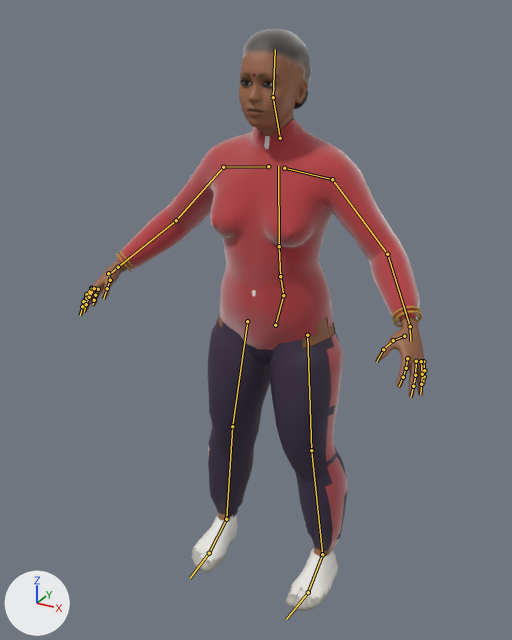
Two versions of the glTF model apps/client/public/characters/yoga.high.glb, one commit apart.
Both versions are drawn from a 50 mm camera at (0.809, -1.609, 1.591) aimed at (-0.068, -0.014, 0.794). Every picture has the same lights, and +X, +Y and +Z are marked at lower left. The older version comes first. The bones that change, and the others that lie on the model, are drawn over the model as lines.
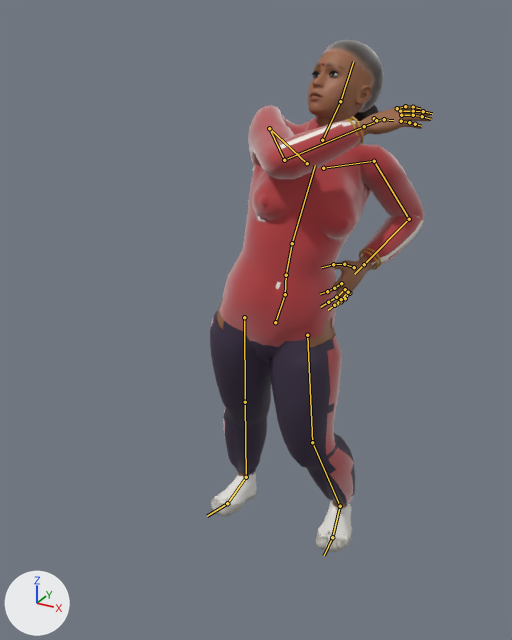
The newer file adds an action. The first version stands in its rest pose; the second is drawn at frame 0 of the action 'cheer'.

Location of each change, (x1, y1, x2, y2) in pixels of the pictures (512 x 640 px):
'Mesh_0', posed (36% narrower, 12% shorter)
    before: (79, 29, 427, 611)
    after: (210, 40, 433, 552)
bone 'pelvis', root to tip
    before: (275, 325) to (283, 295)
    after: (275, 322) to (285, 294)
bone 'spine_01', root to tip
    before: (283, 295) to (280, 276)
    after: (285, 294) to (286, 275)
bone 'spine_02', root to tip
    before: (280, 276) to (279, 246)
    after: (286, 275) to (292, 243)
bone 'spine_03', root to tip
    before: (279, 246) to (278, 165)
    after: (292, 243) to (315, 165)
bone 'clavicle_l', root to tip
    before: (284, 168) to (332, 179)
    after: (323, 168) to (374, 161)
bone 'upperarm_l', root to tip
    before: (332, 179) to (387, 254)
    after: (374, 161) to (409, 219)
bone 'lowerarm_l', root to tip
    before: (387, 254) to (410, 326)
    after: (409, 219) to (364, 264)
bone 'hand_l', root to tip
    before: (410, 326) to (410, 341)
    after: (364, 264) to (354, 274)
bone 'clavicle_r', root to tip
    before: (268, 166) to (223, 167)
    after: (307, 163) to (269, 128)
bone 'upperarm_r', root to tip
    before: (223, 167) to (176, 220)
    after: (269, 128) to (284, 160)
bone 'lowerarm_r', root to tip
    before: (176, 220) to (118, 267)
    after: (284, 160) to (364, 126)
bone 'hand_r', root to tip
    before: (118, 267) to (107, 276)
    after: (364, 126) to (379, 120)
bone 'neck_01', root to tip
    before: (280, 138) to (273, 97)
    after: (322, 140) to (340, 101)
bone 'head', root to tip
    before: (273, 97) to (275, 49)
    after: (340, 101) to (353, 61)
bone 'thigh_l', root to tip
    before: (307, 335) to (311, 450)
    after: (307, 335) to (312, 442)
bone 'calf_l', root to tip
    before: (311, 450) to (322, 554)
    after: (312, 442) to (340, 506)
bone 'foot_l', root to tip
    before: (322, 554) to (308, 592)
    after: (340, 506) to (332, 537)
bone 'thigh_r', root to tip
    before: (247, 321) to (232, 426)
    after: (244, 317) to (245, 402)
bone 'calf_r', root to tip
    before: (232, 426) to (226, 519)
    after: (245, 402) to (246, 477)
bone 'foot_r', root to tip
    before: (226, 519) to (209, 553)
    after: (246, 477) to (227, 503)

What changed in the scene script:
```text
Change bone_pelvis:
    where bone_pelvis = bpy.data.objects['Rig'].pose.bones['pelvis']  # child of 'Root'
    bone_pelvis.location: (0.0, 0.0, 0.0) -> (-0.006, 0.007, -0.011)
    bone_pelvis.rotation_quaternion: (1.0, 0.0, 0.0, 0.0) -> (0.992, -0.063, 0.109, -0.008)  # degrees (0, 0, 0) -> degrees (-7, 12, -2)
Change bone_spine_01:
    where bone_spine_01 = bpy.data.objects['Rig'].pose.bones['spine_01']  # child of 'pelvis'
    bone_spine_01.rotation_quaternion: (1.0, 0.0, 0.0, 0.0) -> (0.998, -0.008, 0.053, 0.017)  # degrees (0, 0, 0) -> degrees (-1, 6, 2)
Change bone_spine_02:
    where bone_spine_02 = bpy.data.objects['Rig'].pose.bones['spine_02']  # child of 'spine_01'
    bone_spine_02.rotation_quaternion: (1.0, 0.0, 0.0, 0.0) -> (0.997, -0.044, 0.058, -0.034)  # degrees (0, 0, 0) -> degrees (-5, 6, -4)
Change bone_spine_03:
    where bone_spine_03 = bpy.data.objects['Rig'].pose.bones['spine_03']  # child of 'spine_02'
    bone_spine_03.rotation_quaternion: (1.0, 0.0, 0.0, 0.0) -> (0.998, -0.035, 0.029, -0.049)  # degrees (0, 0, 0) -> degrees (-4, 3, -6)
Change bone_clavicle_l:
    where bone_clavicle_l = bpy.data.objects['Rig'].pose.bones['clavicle_l']  # child of 'spine_03'
    bone_clavicle_l.rotation_quaternion: (1.0, 0.0, 0.0, 0.0) -> (0.967, 0.016, 0.0, 0.255)  # degrees (0, 0, 0) -> degrees (2, 0, 29)
Change bone_upperarm_l:
    where bone_upperarm_l = bpy.data.objects['Rig'].pose.bones['upperarm_l']  # child of 'clavicle_l'
    bone_upperarm_l.rotation_quaternion: (1.0, 0.0, 0.0, 0.0) -> (0.621, -0.087, 0.712, -0.315)  # degrees (0, 0, 0) -> degrees (-93, 56, -112)
Change bone_lowerarm_l:
    where bone_lowerarm_l = bpy.data.objects['Rig'].pose.bones['lowerarm_l']  # child of 'upperarm_l'
    bone_lowerarm_l.rotation_quaternion: (1.0, 0.0, 0.0, 0.0) -> (0.831, 0.498, -0.001, 0.249)  # degrees (0, 0, 0) -> degrees (59, -14, 25)
Change bone_hand_l:
    where bone_hand_l = bpy.data.objects['Rig'].pose.bones['hand_l']  # child of 'lowerarm_l'
    bone_hand_l.rotation_quaternion: (1.0, 0.0, 0.0, 0.0) -> (0.971, -0.125, -0.205, -0.014)  # degrees (0, 0, 0) -> degrees (-15, -24, 1)
Change bone_clavicle_r:
    where bone_clavicle_r = bpy.data.objects['Rig'].pose.bones['clavicle_r']  # child of 'spine_03'
    bone_clavicle_r.rotation_quaternion: (1.0, 0.0, 0.0, 0.0) -> (0.961, 0.047, 0.0, -0.273)  # degrees (0, 0, 0) -> degrees (5, 1, -32)
Change bone_upperarm_r:
    where bone_upperarm_r = bpy.data.objects['Rig'].pose.bones['upperarm_r']  # child of 'clavicle_r'
    bone_upperarm_r.rotation_quaternion: (1.0, 0.0, 0.0, 0.0) -> (0.661, 0.72, -0.188, 0.096)  # degrees (0, 0, 0) -> degrees (97, -23, -9)
Change bone_lowerarm_r:
    where bone_lowerarm_r = bpy.data.objects['Rig'].pose.bones['lowerarm_r']  # child of 'upperarm_r'
    bone_lowerarm_r.rotation_quaternion: (1.0, 0.0, 0.0, 0.0) -> (0.839, 0.485, 0.004, -0.247)  # degrees (0, 0, 0) -> degrees (57, 14, -25)
Change bone_hand_r:
    where bone_hand_r = bpy.data.objects['Rig'].pose.bones['hand_r']  # child of 'lowerarm_r'
    bone_hand_r.rotation_quaternion: (1.0, 0.0, 0.0, 0.0) -> (0.978, -0.124, 0.168, 0.019)  # degrees (0, 0, 0) -> degrees (-15, 20, 0)
Change bone_neck_01:
    where bone_neck_01 = bpy.data.objects['Rig'].pose.bones['neck_01']  # child of 'spine_03'
    bone_neck_01.rotation_quaternion: (1.0, 0.0, 0.0, 0.0) -> (0.98, -0.077, -0.174, -0.061)  # degrees (0, 0, 0) -> degrees (-8, -21, -6)
Change bone_head:
    where bone_head = bpy.data.objects['Rig'].pose.bones['head']  # child of 'neck_01'
    bone_head.rotation_quaternion: (1.0, 0.0, 0.0, 0.0) -> (0.952, 0.076, -0.283, 0.093)  # degrees (0, 0, 0) -> degrees (6, -34, 9)
Change bone_thigh_l:
    where bone_thigh_l = bpy.data.objects['Rig'].pose.bones['thigh_l']  # child of 'pelvis'
    bone_thigh_l.rotation_quaternion: (1.0, 0.0, 0.0, 0.0) -> (-0.987, -0.074, -0.114, 0.084)  # degrees (0, 0, 0) -> degrees (8, 14, -9)
Change bone_calf_l:
    where bone_calf_l = bpy.data.objects['Rig'].pose.bones['calf_l']  # child of 'thigh_l'
    bone_calf_l.rotation_quaternion: (1.0, 0.0, 0.0, 0.0) -> (0.987, 0.16, 0.008, 0.001)  # degrees (0, 0, 0) -> degrees (18, 1, 0)
Change bone_foot_l:
    where bone_foot_l = bpy.data.objects['Rig'].pose.bones['foot_l']  # child of 'calf_l'
    bone_foot_l.rotation_quaternion: (1.0, 0.0, 0.0, 0.0) -> (-0.94, 0.315, 0.117, 0.057)  # degrees (0, 0, 0) -> degrees (-37, -15, -2)
Change bone_thigh_r:
    where bone_thigh_r = bpy.data.objects['Rig'].pose.bones['thigh_r']  # child of 'pelvis'
    bone_thigh_r.rotation_quaternion: (1.0, 0.0, 0.0, 0.0) -> (-0.969, -0.239, -0.04, -0.051)  # degrees (0, 0, 0) -> degrees (28, 3, 7)
Change bone_calf_r:
    where bone_calf_r = bpy.data.objects['Rig'].pose.bones['calf_r']  # child of 'thigh_r'
    bone_calf_r.rotation_quaternion: (1.0, 0.0, 0.0, 0.0) -> (0.998, -0.069, -0.009, 0.002)  # degrees (0, 0, 0) -> degrees (-8, -1, 0)
Change bone_foot_r:
    where bone_foot_r = bpy.data.objects['Rig'].pose.bones['foot_r']  # child of 'calf_r'
    bone_foot_r.rotation_quaternion: (1.0, 0.0, 0.0, 0.0) -> (0.97, -0.213, 0.118, 0.015)  # degrees (0, 0, 0) -> degrees (-25, 14, -1)
```
